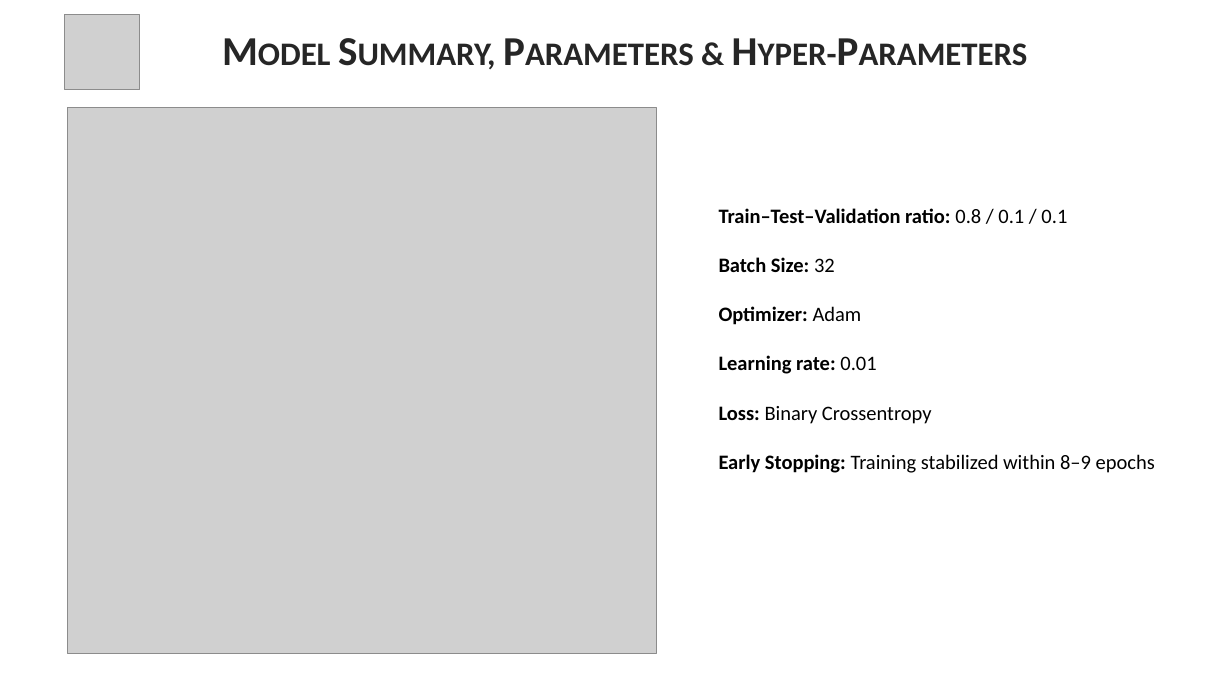
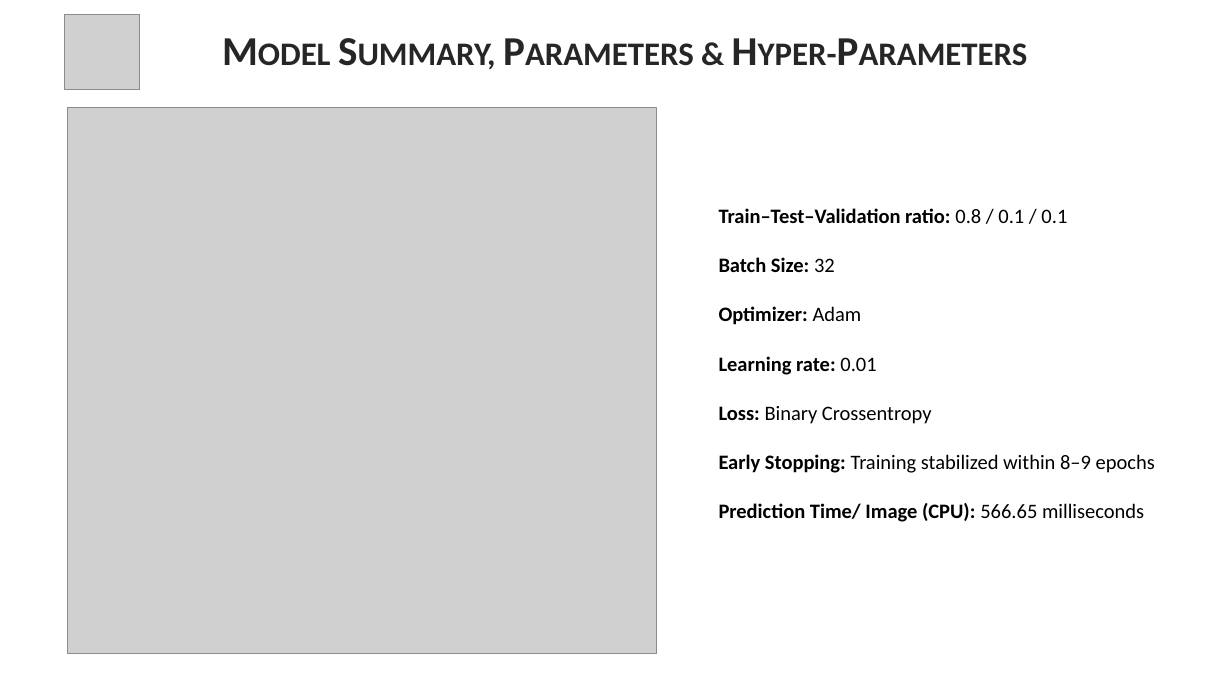
Before and after one commit to anodiamadmin/AIML, a slide deck: slide 5 of 07NuralNetworks/TF/002MalariaProject/ProjectReport/slides.pptx. Drawn at 1232x693 pixels with LibreOffice and Linux fonts; fonts in the diff are those of the drawing; grey boxes stand for pictures. Boxes give left, top, right and bottom in pixels: in the first picture for what was removed or moved away, otherwise in the second. Text is boxed around its words. In the diff, an @@ line names an element or a change of style, - is before the commit and + after.

```diff
--- a/07NuralNetworks/TF/002MalariaProject/ProjectReport/slides.pptx
+++ b/07NuralNetworks/TF/002MalariaProject/ProjectReport/slides.pptx
@@ text at (719, 503, 1144, 522): paragraph added @@
+Prediction Time/ Image (CPU): 566.65 milliseconds
```
Also in this commit, not shown: 5 other files.
